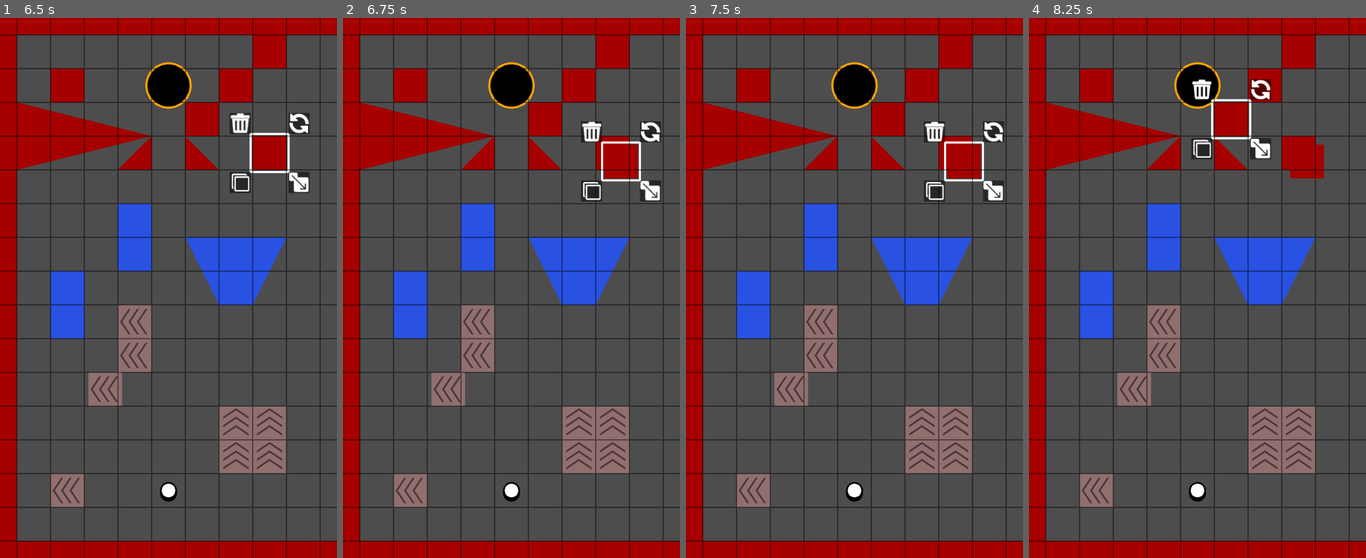
Above: before the commit, frames 1-4 (left to right).
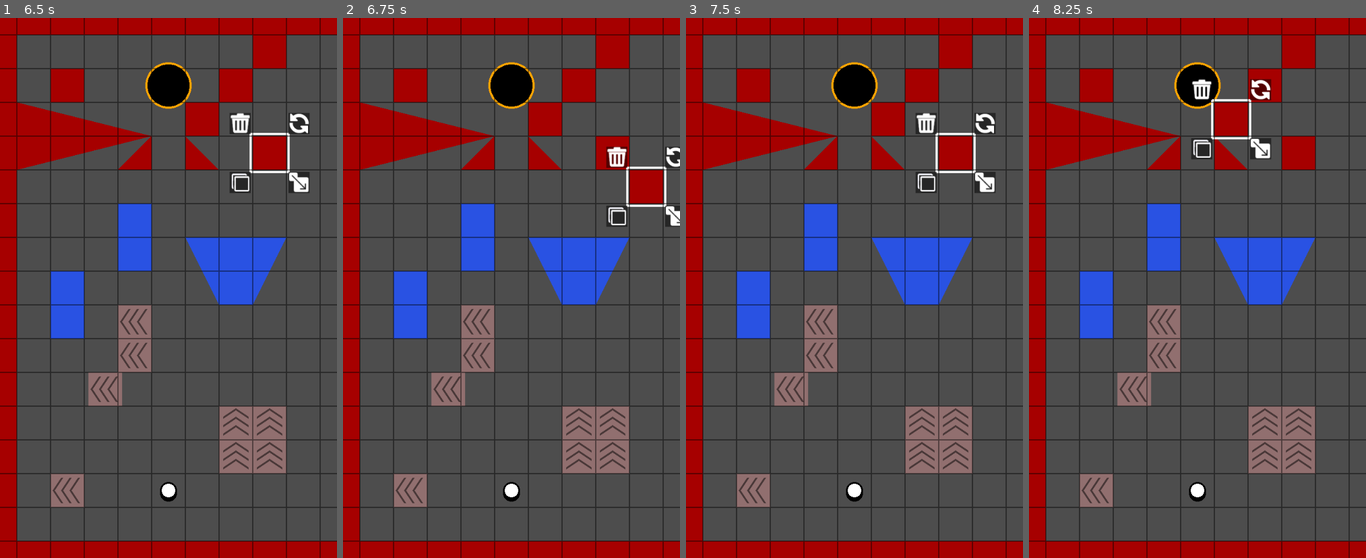
Above: after the commit, the same moments.

Repository: SelfMadeSystem/UniGolf
Game: Godot game, scene res://scenes/World.tscn
The game is run twice, just before and just after one commit, with the same random seed, the same clock (stepped at 60 frames per second) and the same inputs.
Inputs (mouse positions are in pixels of both pictures, inside the frame that each line leads up to):
- Up to frame 1 (6.5 s): tap Enter at 0.5, 2, 3.5 s; move the mouse to (168, 28) at 0.52 s; click (168, 28) at 0.67 s; tap Space at 1.25, 2.75, 4.25 s; move the mouse to (168, 547) at 1.27 s; click (168, 547) at 1.42 s; move the mouse to (6, 288) at 2.02 s; click (6, 288) at 2.17 s; move the mouse to (30, 552) at 2.77 s; click (30, 552) at 2.92 s; move the mouse to (30, 23) at 3.52 s; click (30, 23) at 3.67 s; move the mouse to (330, 288) at 4.27 s; click (330, 288) at 4.42 s; move the mouse to (306, 23) at 5.02 s; click (306, 23) at 5.17 s; move the mouse to (269, 153) at 5.77 s; click (269, 153) at 5.92 s
- Up to frame 2 (6.75 s): move the mouse to (582, 180) at 6.52 s; click (582, 180) at 6.67 s
- Up to frame 3 (7.5 s): move the mouse to (962, 163) at 7.27 s; click (962, 163) at 7.42 s
- Up to frame 4 (8.25 s): move the mouse to (1231, 120) at 8.02 s; click (1231, 120) at 8.17 s

Frame 1 is identical in both runs. In frame 2, 2.6% of the frame differs, in the area x 70-100%, y 19-39%; in frame 3, 1.8%; in frame 4, 0.3%.
Error in both runs: Invalid access to property or key 'flipped' on a base object of type 'StaticBody2D (Wall)'. (res://scripts/node_editor.gd:91)

Commit message:
Added grid snapping to cloning

Diff:
--- a/scripts/node_editor.gd
+++ b/scripts/node_editor.gd
@@ -111,7 +111,10 @@
 		if event.button_index == 1 && event.pressed:
 			button_pressed = ButtonEnum.COPY
 			var clone = editing_node.duplicate()
-			clone.position += Vector2(16, 16)
+			if $Grid.visible:
+				clone.position += grid_size
+			else:
+				clone.position += Vector2(16, 16)
 			editing_node.add_sibling(clone)
 			actually_proceed_to_edit_node(clone)
 		elif button_pressed == ButtonEnum.COPY:
@@ -152,7 +155,6 @@
 				editing_node.height = p.y
 				reposition_elements()
 			ButtonEnum.NODE:
-				amnt = Vector2.ONE
 				var p = og_pos + diff
 				editing_node.position = ((p + grid_offset) / amnt).round() * amnt - grid_offset
 				reposition_elements()
